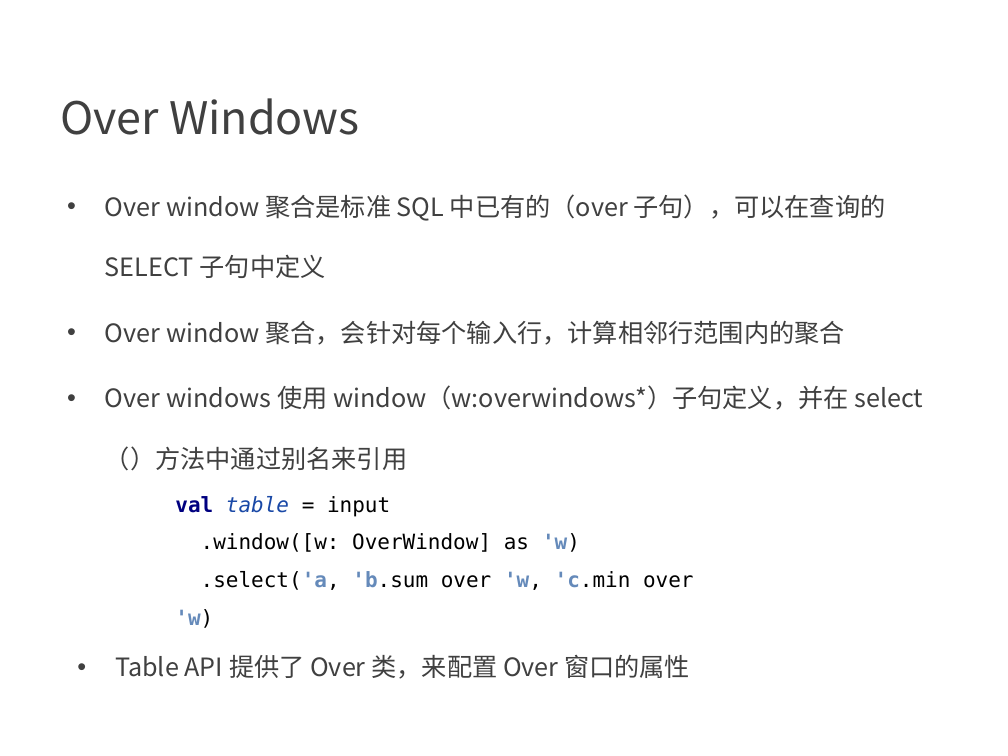
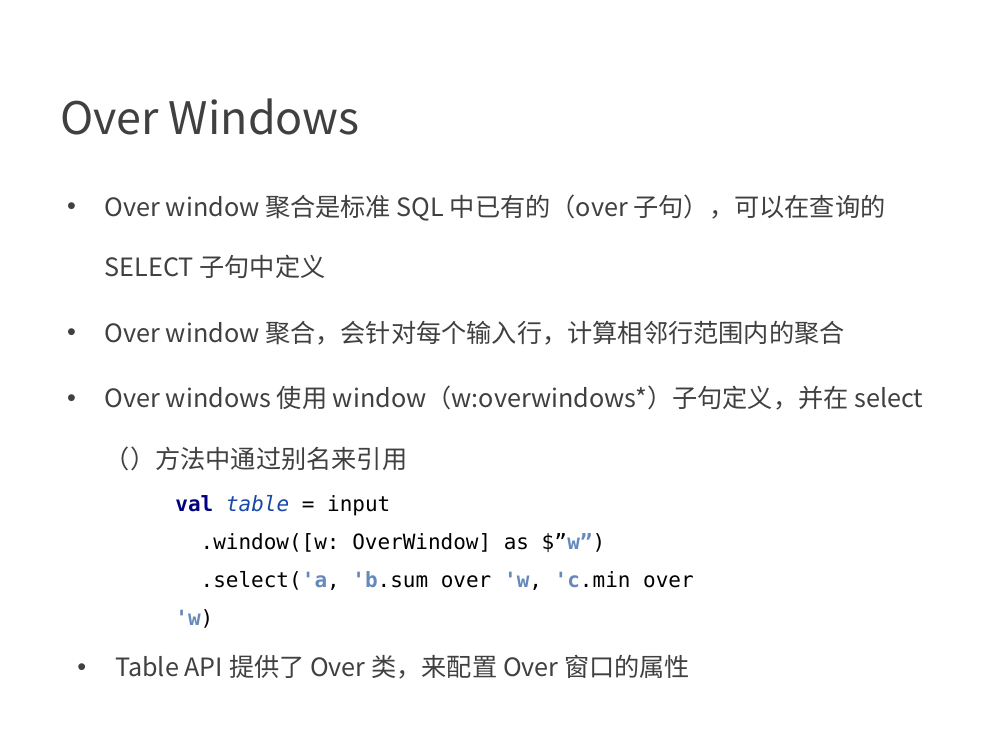
Before and after one commit to confucianzuoyuan/flink-tutorial, a slide deck: slide 43 of slides/9_Table API 和 Flink SQL.pptx. Drawn at 1008x756 pixels with LibreOffice and Linux fonts; fonts in the diff are those of the drawing; background and template pictures are left out. Boxes give left, top, right and bottom in pixels: in the first picture for what was removed or moved away, otherwise in the second. Text is boxed around its words. In the diff, an @@ line names an element or a change of style, - is before the commit and + after.

```diff
--- a/slides/9_Table API 和 Flink SQL.pptx
+++ b/slides/9_Table API 和 Flink SQL.pptx
@@ text at box(175, 495, 694, 628): text changed @@
-val table = input
-.window([w: OverWindow] as 'w)
-.select('a, 'b.sum over 'w, 'c.min over 'w)
+val table = input
+.window([w: OverWindow] as $”w”)
+.select('a, 'b.sum over 'w, 'c.min over 'w)
```
Also in this commit, not shown: 11 other slides changed, 1 other file.
